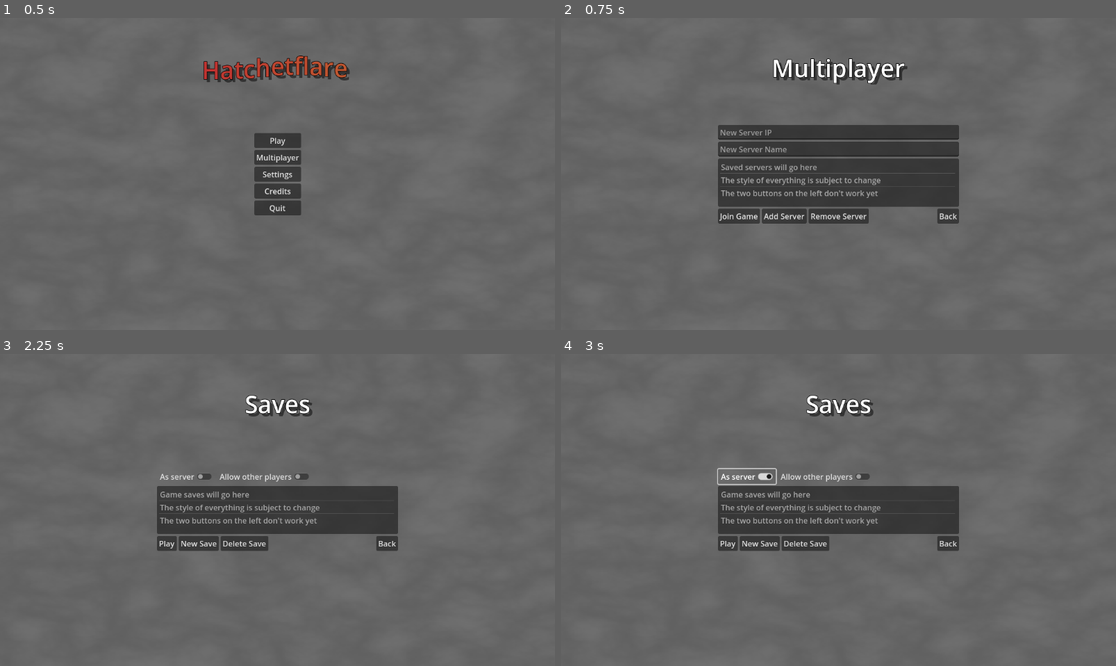
Above: before the commit, frames 1-4 (two rows, left to right).
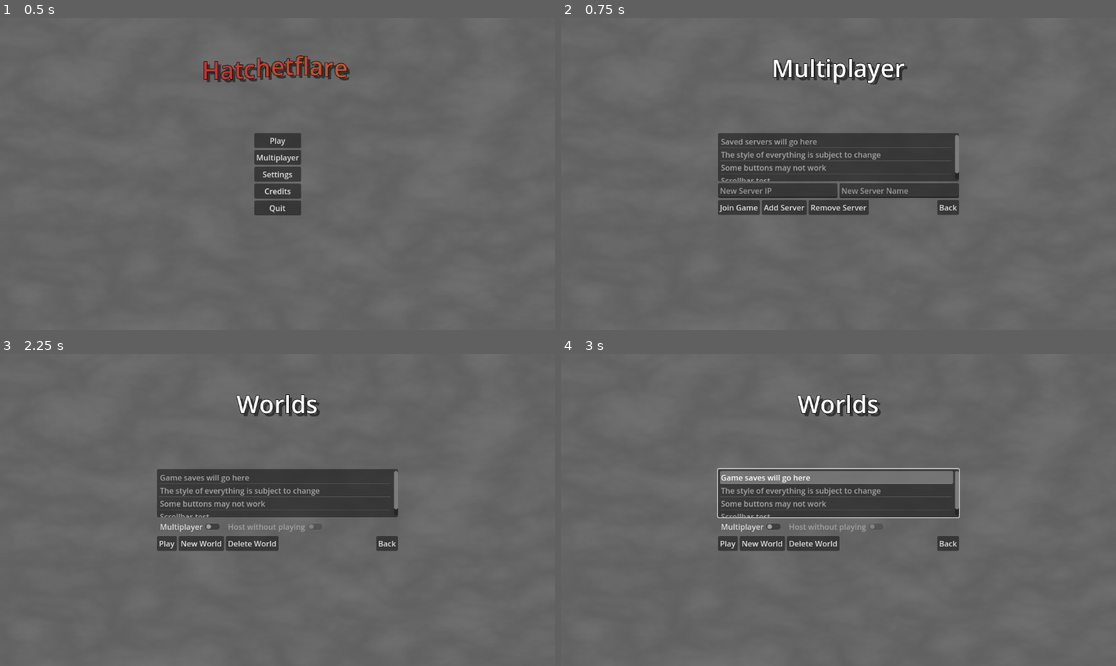
Above: after the commit, the same moments.

Repository: pixerhp/Hatchetflair
Game: Godot game, scene res://scenes/main_menu.tscn
The game is run twice, just before and just after one commit, with the same random seed, the same clock (stepped at 60 frames per second) and the same inputs.
Inputs (mouse positions are in pixels of both pictures, inside the frame that each line leads up to):
- Up to frame 1 (0.5 s): no input
- Up to frame 2 (0.75 s): click "Multiplayer" at 0.5 s
- Up to frame 3 (2.25 s): click "Back" at 1.25 s; click "Play" at 2 s
- Up to frame 4 (3 s): click (749, 475) at 2.75 s, where only the run before the commit has a clickable "As server"

Frame 1 is identical in both runs. In frame 2, 4.9% of the frame differs, in the area x 28-72%, y 34-66%; in frame 3, 6.1%, in the area x 28-72%, y 12-64%; in frame 4, 5.0%.

Commit message:
Menu layout changes.

Diff:
--- a/scenes/main_menu.tscn
+++ b/scenes/main_menu.tscn
@@ -103,7 +103,7 @@
 layout_mode = 2
 text = "Quit"
 
-[node name="SaveSelectScreen" type="Control" parent="Menus"]
+[node name="WorldScreen" type="Control" parent="Menus"]
 visible = false
 layout_mode = 1
 anchors_preset = 15
@@ -112,7 +112,7 @@
 grow_horizontal = 2
 grow_vertical = 2
 
-[node name="Title" type="RichTextLabel" parent="Menus/SaveSelectScreen"]
+[node name="Title" type="RichTextLabel" parent="Menus/WorldScreen"]
 layout_mode = 1
 anchors_preset = 5
 anchor_left = 0.5
@@ -129,11 +129,11 @@
 theme_override_constants/outline_size = 4
 theme_override_font_sizes/normal_font_size = 50
 bbcode_enabled = true
-text = "[center]Saves[/center]"
-fit_content = true
-autowrap_mode = 0
-
-[node name="SaveSelect" type="VBoxContainer" parent="Menus/SaveSelectScreen"]
+text = "[center]Worlds[/center]"
+fit_content = true
+autowrap_mode = 0
+
+[node name="WorldSelect" type="VBoxContainer" parent="Menus/WorldScreen"]
 layout_mode = 1
 anchors_preset = 8
 anchor_left = 0.5
@@ -147,45 +147,47 @@
 grow_horizontal = 2
 grow_vertical = 2
 
-[node name="Toggles" type="HBoxContainer" parent="Menus/SaveSelectScreen/SaveSelect"]
-layout_mode = 2
-
-[node name="AsServer" type="CheckButton" parent="Menus/SaveSelectScreen/SaveSelect/Toggles"]
-layout_mode = 2
-text = "As server"
-
-[node name="AllowPlayers" type="CheckButton" parent="Menus/SaveSelectScreen/SaveSelect/Toggles"]
-layout_mode = 2
-text = "Allow other players"
-
-[node name="Saves" type="ItemList" parent="Menus/SaveSelectScreen/SaveSelect"]
+[node name="Worlds" type="ItemList" parent="Menus/WorldScreen/WorldSelect"]
 custom_minimum_size = Vector2(500, 100)
 layout_mode = 2
-item_count = 3
+item_count = 4
 item_0/text = "Game saves will go here"
 item_1/text = "The style of everything is subject to change"
-item_2/text = "The two buttons on the left don't work yet"
-
-[node name="Buttons" type="HBoxContainer" parent="Menus/SaveSelectScreen/SaveSelect"]
-layout_mode = 2
-
-[node name="Play" type="Button" parent="Menus/SaveSelectScreen/SaveSelect/Buttons"]
+item_2/text = "Some buttons may not work"
+item_3/text = "Scrollbar test."
+
+[node name="Toggles" type="HBoxContainer" parent="Menus/WorldScreen/WorldSelect"]
+layout_mode = 2
+
+[node name="AllowPlayers" type="CheckButton" parent="Menus/WorldScreen/WorldSelect/Toggles"]
+layout_mode = 2
+text = "Multiplayer"
+
+[node name="AsServer" type="CheckButton" parent="Menus/WorldScreen/WorldSelect/Toggles"]
+layout_mode = 2
+disabled = true
+text = "Host without playing"
+
+[node name="Buttons" type="HBoxContainer" parent="Menus/WorldScreen/WorldSelect"]
+layout_mode = 2
+
+[node name="Play" type="Button" parent="Menus/WorldScreen/WorldSelect/Buttons"]
 layout_mode = 2
 text = "Play"
 
-[node name="NewSave" type="Button" parent="Menus/SaveSelectScreen/SaveSelect/Buttons"]
-layout_mode = 2
-text = "New Save"
-
-[node name="DeleteSave" type="Button" parent="Menus/SaveSelectScreen/SaveSelect/Buttons"]
-layout_mode = 2
-text = "Delete Save"
-
-[node name="Control" type="Control" parent="Menus/SaveSelectScreen/SaveSelect/Buttons"]
+[node name="NewWorld" type="Button" parent="Menus/WorldScreen/WorldSelect/Buttons"]
+layout_mode = 2
+text = "New World"
+
+[node name="DeleteWorld" type="Button" parent="Menus/WorldScreen/WorldSelect/Buttons"]
+layout_mode = 2
+text = "Delete World"
+
+[node name="Control" type="Control" parent="Menus/WorldScreen/WorldSelect/Buttons"]
 layout_mode = 2
 size_flags_horizontal = 3
 
-[node name="Back" type="Button" parent="Menus/SaveSelectScreen/SaveSelect/Buttons"]
+[node name="Back" type="Button" parent="Menus/WorldScreen/WorldSelect/Buttons"]
 layout_mode = 2
 size_flags_horizontal = 0
 text = "Back"
@@ -234,21 +236,27 @@
 grow_horizontal = 2
 grow_vertical = 2
 
-[node name="IP" type="LineEdit" parent="Menus/MultiplayerScreen/Multiplayer"]
-layout_mode = 2
-placeholder_text = "New Server IP"
-
-[node name="Name" type="LineEdit" parent="Menus/MultiplayerScreen/Multiplayer"]
-layout_mode = 2
-placeholder_text = "New Server Name"
-
 [node name="SavedServersList" type="ItemList" parent="Menus/MultiplayerScreen/Multiplayer"]
 custom_minimum_size = Vector2(500, 100)
 layout_mode = 2
-item_count = 3
+item_count = 4
 item_0/text = "Saved servers will go here"
 item_1/text = "The style of everything is subject to change"
-item_2/text = "The two buttons on the left don't work yet"
+item_2/text = "Some buttons may not work"
+item_3/text = "Scrollbar test."
+
+[node name="HBoxContainer" type="HBoxContainer" parent="Menus/MultiplayerScreen/Multiplayer"]
+layout_mode = 2
+
+[node name="IP" type="LineEdit" parent="Menus/MultiplayerScreen/Multiplayer/HBoxContainer"]
+layout_mode = 2
+size_flags_horizontal = 3
+placeholder_text = "New Server IP"
+
+[node name="Name" type="LineEdit" parent="Menus/MultiplayerScreen/Multiplayer/HBoxContainer"]
+layout_mode = 2
+size_flags_horizontal = 3
+placeholder_text = "New Server Name"
 
 [node name="Buttons" type="HBoxContainer" parent="Menus/MultiplayerScreen/Multiplayer"]
 layout_mode = 2
@@ -401,13 +409,14 @@
 grow_vertical = 0
 text = "Back"
 
-[connection signal="pressed" from="Menus/MenuScreen/MainButtons/Play" to="." method="open_screen" binds= ["SaveSelectScreen"]]
+[connection signal="pressed" from="Menus/MenuScreen/MainButtons/Play" to="." method="open_screen" binds= ["WorldScreen"]]
 [connection signal="pressed" from="Menus/MenuScreen/MainButtons/Multiplayer" to="." method="open_screen" binds= ["MultiplayerScreen"]]
 [connection signal="pressed" from="Menus/MenuScreen/MainButtons/Settings" to="." method="open_screen" binds= ["SettingsScreen"]]
 [connection signal="pressed" from="Menus/MenuScreen/MainButtons/Credits" to="." method="open_screen" binds= ["CreditsScreen"]]
 [connection signal="pressed" from="Menus/MenuScreen/MainButtons/Quit" to="." method="quit"]
-[connection signal="pressed" from="Menus/SaveSelectScreen/SaveSelect/Buttons/Play" to="." method="start_game" binds= [true]]
-[connection signal="pressed" from="Menus/SaveSelectScreen/SaveSelect/Buttons/Back" to="." method="open_screen" binds= ["MenuScreen"]]
+[connection signal="toggled" from="Menus/WorldScreen/WorldSelect/Toggles/AllowPlayers" to="." method="toggle_multiplayer_joining"]
+[connection signal="pressed" from="Menus/WorldScreen/WorldSelect/Buttons/Play" to="." method="start_game" binds= [true]]
+[connection signal="pressed" from="Menus/WorldScreen/WorldSelect/Buttons/Back" to="." method="open_screen" binds= ["MenuScreen"]]
 [connection signal="pressed" from="Menus/MultiplayerScreen/Multiplayer/Buttons/JoinGame" to="." method="start_game" binds= [false]]
 [connection signal="pressed" from="Menus/MultiplayerScreen/Multiplayer/Buttons/Back" to="." method="open_screen" binds= ["MenuScreen"]]
 [connection signal="pressed" from="Menus/SettingsScreen/SettingsButtons/Back" to="." method="open_screen" binds= ["MenuScreen"]]
--- a/scripts/main_menu.gd
+++ b/scripts/main_menu.gd
@@ -1,12 +1,12 @@
 extends Control
 
 # Save select screen inputs
-@onready var as_server_toggle: CheckButton = $Menus/SaveSelectScreen/SaveSelect/Toggles/AsServer
-@onready var allow_players_toggle: CheckButton = $Menus/SaveSelectScreen/SaveSelect/Toggles/AllowPlayers
+@onready var as_server_toggle: CheckButton = $Menus/WorldScreen/WorldSelect/Toggles/AsServer
+@onready var allow_players_toggle: CheckButton = $Menus/WorldScreen/WorldSelect/Toggles/AllowPlayers
 
 # Multiplayer select screen inputs
-@onready var server_ip_box: LineEdit = $Menus/MultiplayerScreen/Multiplayer/IP
-@onready var server_name_box: LineEdit = $Menus/MultiplayerScreen/Multiplayer/Name
+@onready var server_ip_box: LineEdit = $Menus/MultiplayerScreen/Multiplayer/HBoxContainer/IP
+@onready var server_name_box: LineEdit = $Menus/MultiplayerScreen/Multiplayer/HBoxContainer/Name
 
 func open_screen(screen_name: String):
 	for child in $Menus.get_children():
@@ -16,5 +16,10 @@
 func start_game(is_hosting: bool = false) -> void:
 	pass # Replace with function body.
 
+func toggle_multiplayer_joining(value: bool):
+	as_server_toggle.disabled = not value
+	if not value:
+		as_server_toggle.button_pressed = false
+
 func quit():
 	get_tree().quit()
